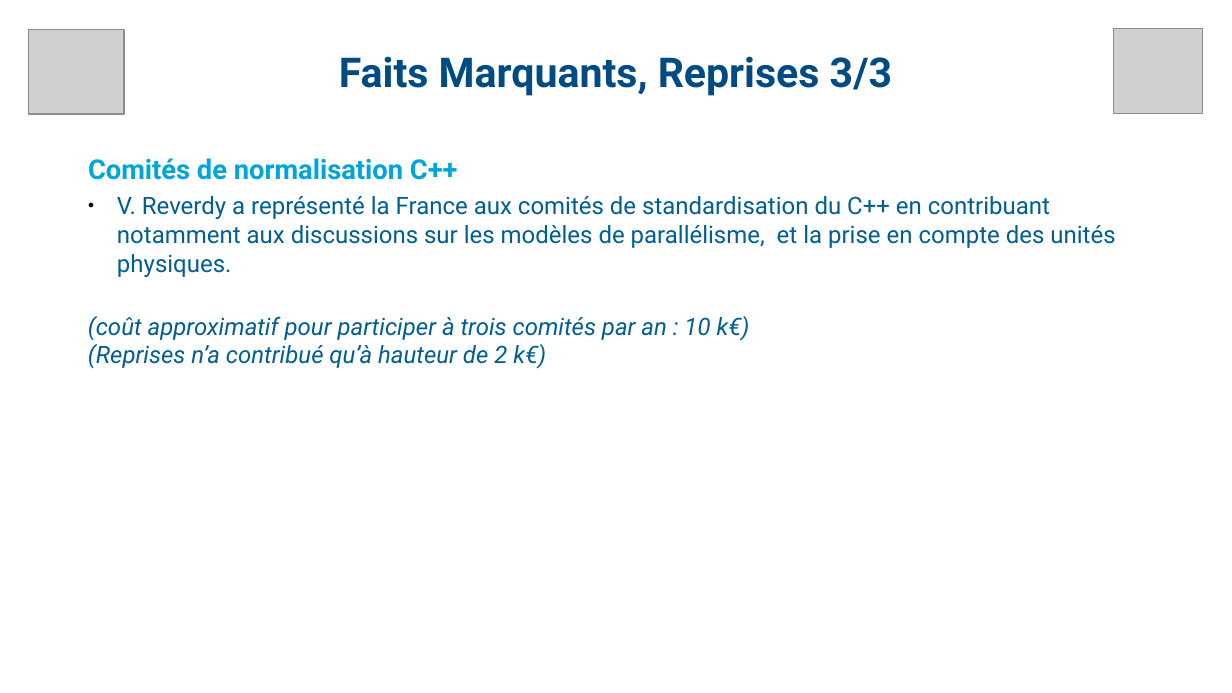
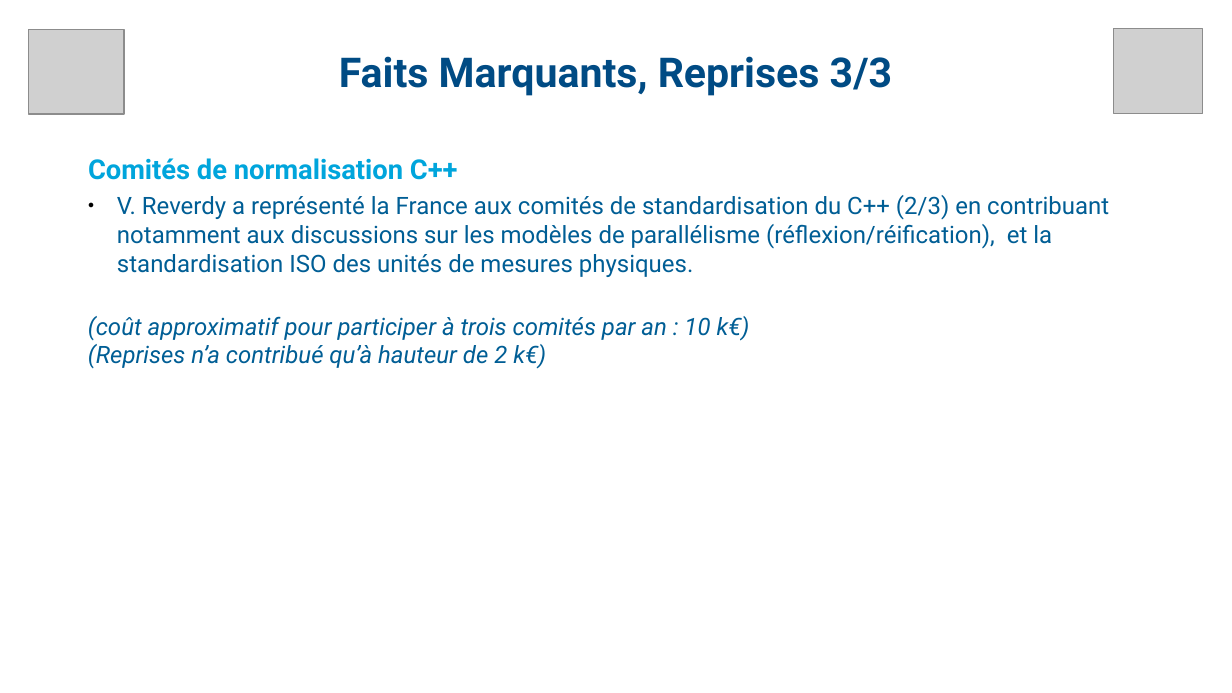
Before and after one commit to fjammes/misc, a slide deck: slide 9 of decalog/decalog-entretien-2024.odp. Drawn at 1232x693 pixels with LibreOffice and Linux fonts; fonts in the diff are those of the drawing; grey boxes stand for pictures. Boxes give left, top, right and bottom in pixels: in the first picture for what was removed or moved away, otherwise in the second. Text is boxed around its words. In the diff, an @@ line names an element or a change of style, - is before the commit and + after.

```diff
--- a/decalog/decalog-entretien-2024.odp
+++ b/decalog/decalog-entretien-2024.odp
@@ text at [117,195,1109,277]: text changed @@
-● V. Reverdy a représenté la France aux comités de standardisation du C++ en contribuant notamment aux discussions sur les modèles de parallélisme, et la prise en compte des unités physiques.
+● V. Reverdy a représenté la France aux comités de standardisation du C++ (2/3) en contribuant notamment aux discussions sur les modèles de parallélisme (réflexion/réification), et la standardisation ISO des unités de mesures physiques.
```
Also in this commit, not shown: 14 other slides changed, 3 other files.
